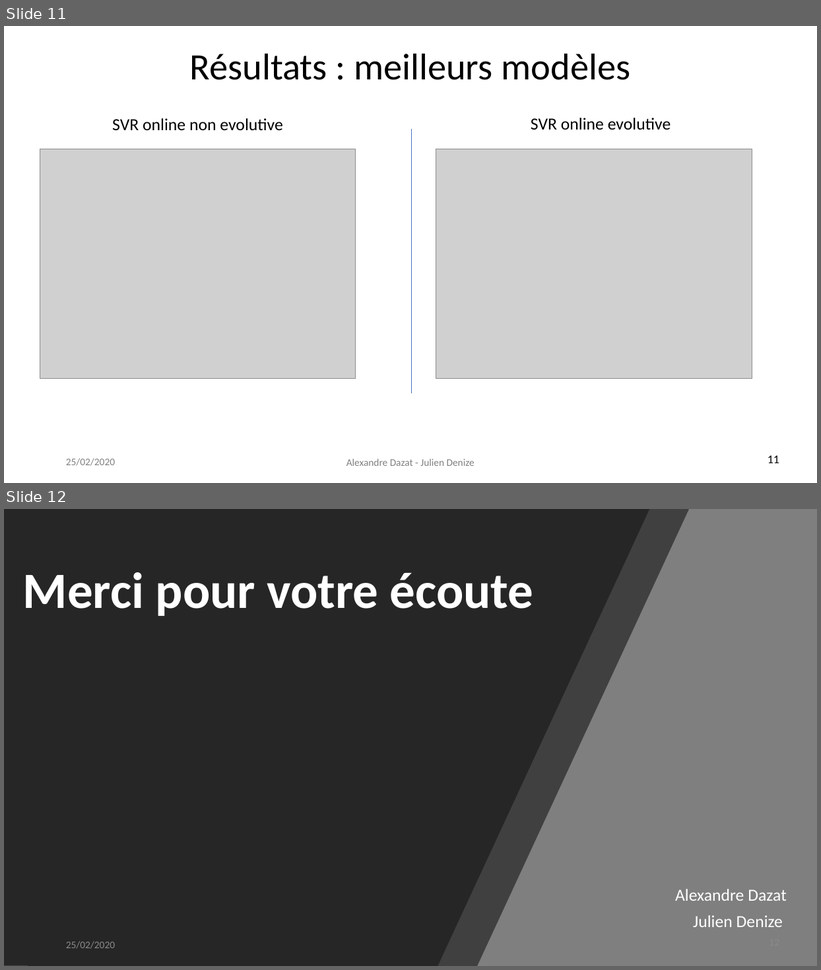
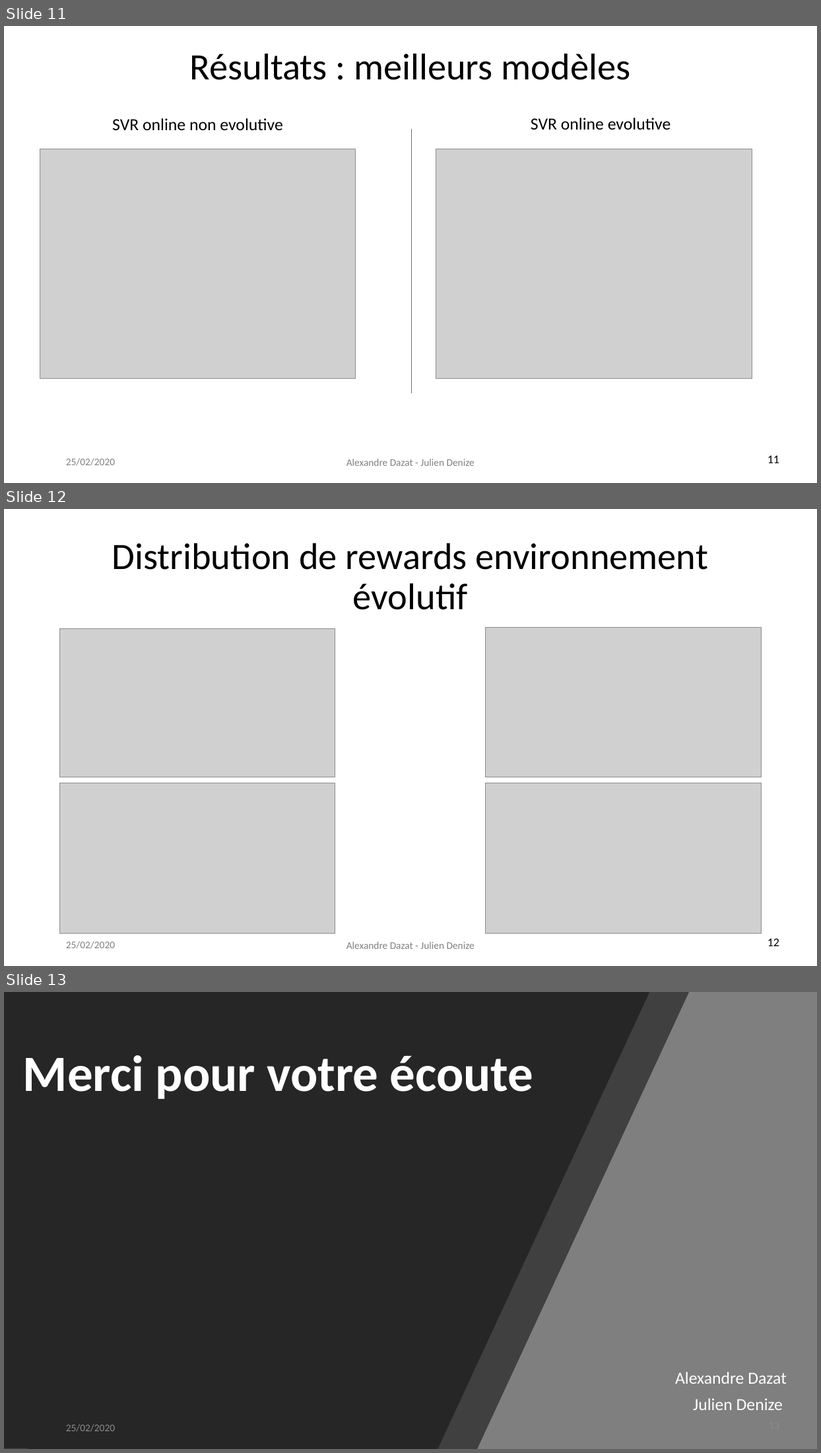
Before and after one commit to juliendenize/Linkedin-IA316-2020, a slide deck: IA316_Linkdn.pptx. Shown one above the other, each under a label of ours: slides 11 and 12 before the commit, slides 11, 12 and 13 after it. The pictures are 821x970 and 821x1453 pixels, drawn with LibreOffice and Linux fonts; fonts in the diff are those of the drawing; grey boxes stand for pictures; background and template pictures are left out. Boxes give left, top, right and bottom in pixels: in the first picture for what was removed or moved away, otherwise in the second. Text is boxed around its words. In the diff, an @@ line names an element or a change of style, - is before the commit and + after.

```diff
--- a/IA316_Linkdn.pptx
+++ b/IA316_Linkdn.pptx
@@ slide 12 added at (4,509,817,966), background #FFFFFF @@
@@ title added at (112,543,708,610), 44 pt, text #000000 @@
+Distribution de rewards environnement évolutif
@@ picture added at (486,627,762,778) @@
@@ picture added at (60,629,336,778) @@
@@ picture added at (60,784,336,933) @@
@@ picture added at (486,784,762,933) @@
@@ text added at (66,941,115,949), 12 pt, text #808080 @@
+25/02/2020
@@ text added at (347,942,475,949), 12 pt, text #808080 @@
+Alexandre Dazat - Julien Denize
@@ page number added at (768,939,780,947), 14 pt, text #000000 @@
+12
@@ what was slide 12 is now slide 13 @@
```
Also in this commit, not shown: 4 slides changed, 2 other files.
